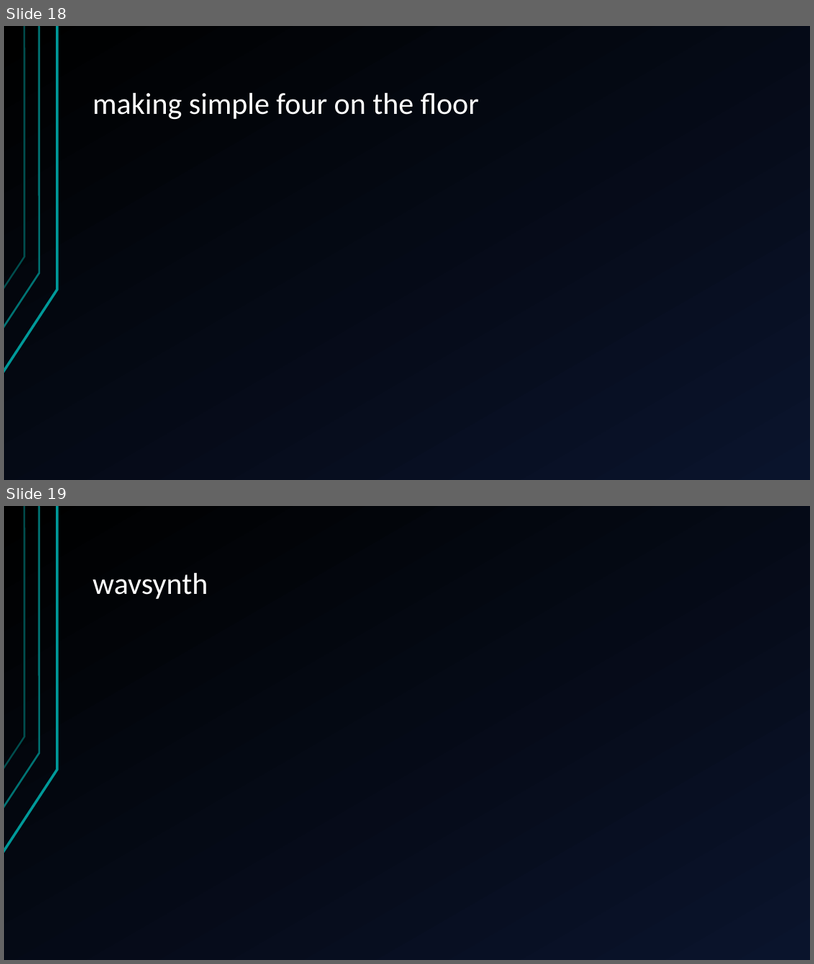
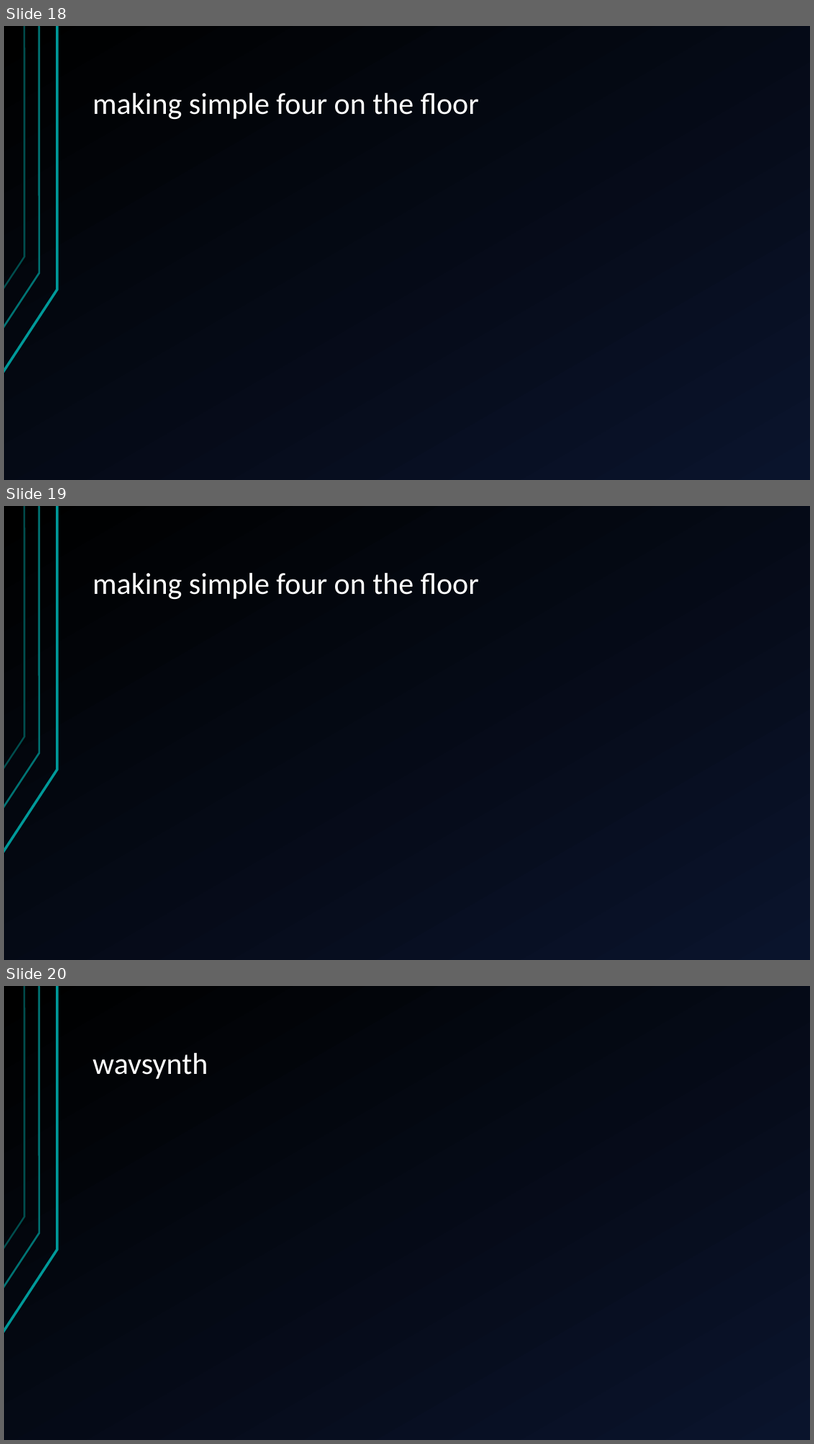
Before and after one commit to jegasus/m8-tracker-workshop, a slide deck: slides_v1.odp. Shown one above the other, each under a label of ours: slides 18 and 19 before the commit, slides 18, 19 and 20 after it. The pictures are 814x964 and 814x1444 pixels, drawn with LibreOffice and Linux fonts; fonts in the diff are those of the drawing. Boxes give left, top, right and bottom in pixels: in the first picture for what was removed or moved away, otherwise in the second. Text is boxed around its words. In the diff, an @@ line names an element or a change of style, - is before the commit and + after.

```diff
--- a/slides_v1.odp
+++ b/slides_v1.odp
@@ slide 19 added at (x1=4, y1=506, x2=810, y2=960), background gradient #000000 to #0A142C; not listed: 3 template elements that a slide beside it also shows @@
@@ title added at (x1=93, y1=573, x2=479, y2=600), 36 pt, text #FFFFFF @@
+making simple four on the floor
@@ what was slide 19 is now slide 20 @@
```
Also in this commit, not shown: 2 slides changed, 1 other slide added, 1 slide removed.
